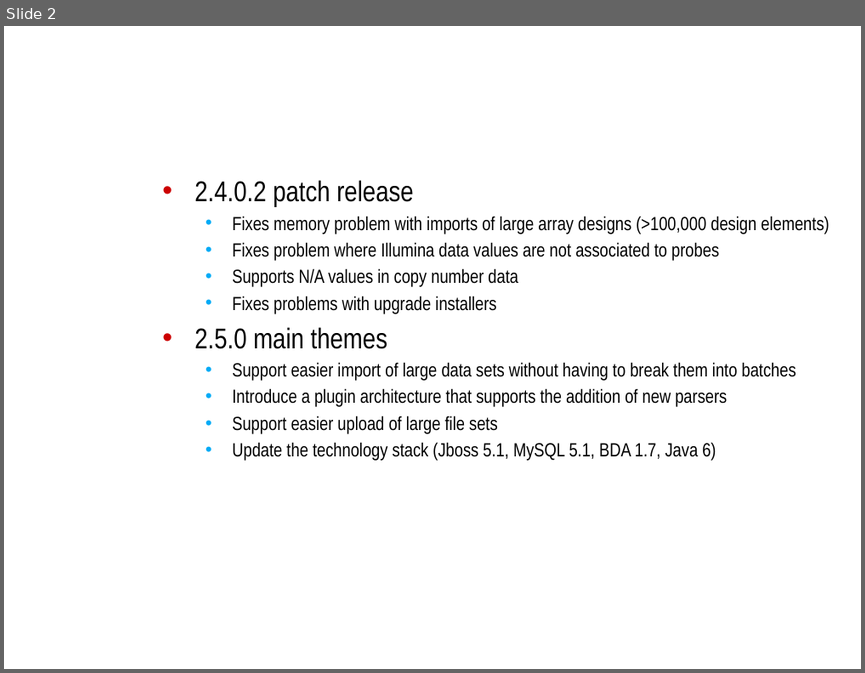
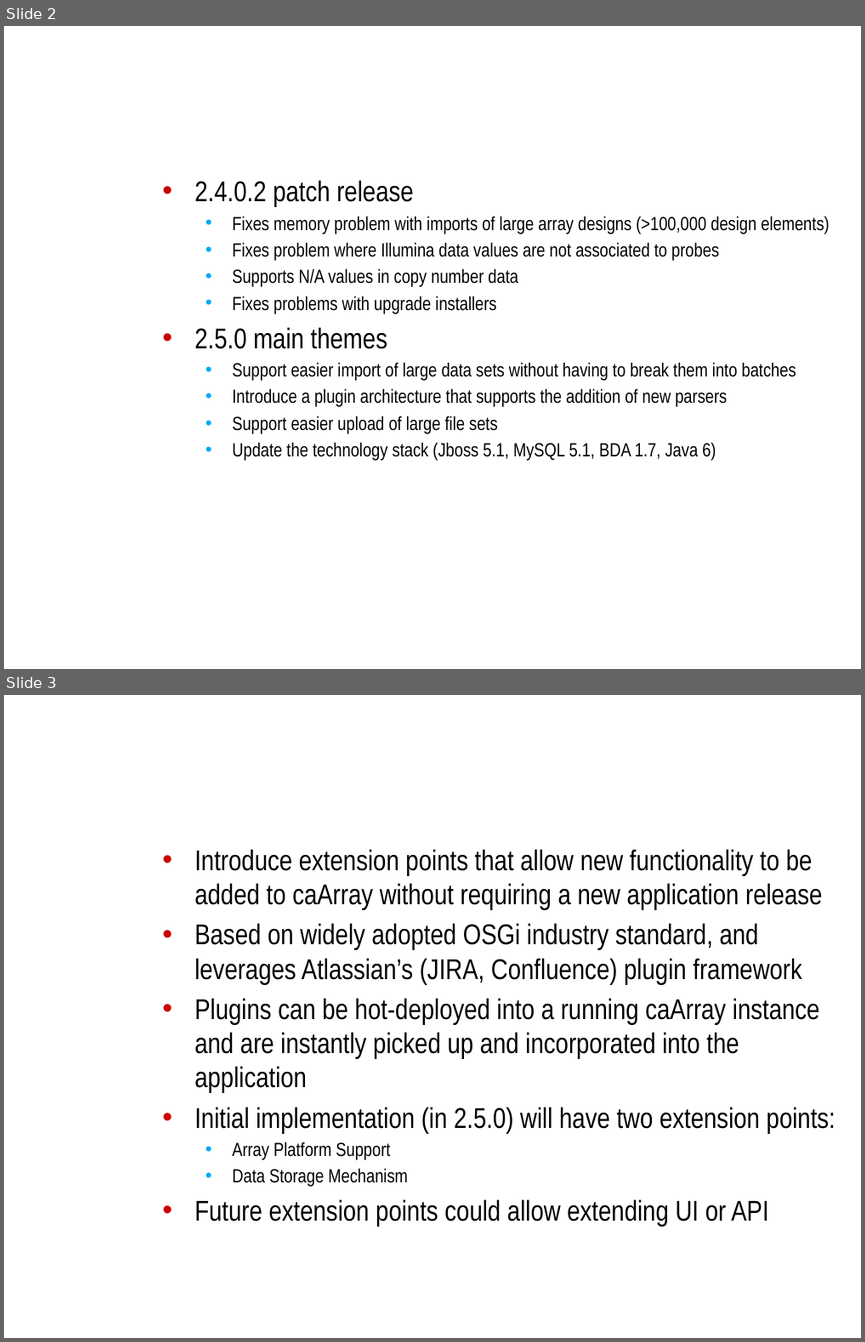
Before and after one commit to NCIP/caarray-docs, a slide deck: project_management/open_meetings/ICR_WS_Meeting_2011_02_09.pptx. Shown one above the other, each under a label of ours: slide 2 before the commit, slides 2 and 3 after it. The pictures are 865x673 and 865x1342 pixels, drawn with LibreOffice and Linux fonts; fonts in the diff are those of the drawing; background and template pictures are left out. Boxes give left, top, right and bottom in pixels: in the first picture for what was removed or moved away, otherwise in the second. Text is boxed around its words. In the diff, an @@ line names an element or a change of style, - is before the commit and + after.

Commit message:
added plugin and storage slides

```diff
--- a/project_management/open_meetings/ICR_WS_Meeting_2011_02_09.pptx
+++ b/project_management/open_meetings/ICR_WS_Meeting_2011_02_09.pptx
@@ slide 3 added at box(4, 695, 861, 1338), background picture (left out) @@
@@ text added at box(194, 849, 835, 1226), 24 pt, text #000000 @@
+• Introduce extension points that allow new functionality to be added to caArray without requiring a new application release
+• Based on widely adopted OSGi industry standard, and leverages Atlassian’s (JIRA, Confluence) plugin framework
+• Plugins can be hot-deployed into a running caArray instance and are instantly picked up and incorporated into the application
+• Initial implementation (in 2.5.0) will have two extension points:
+  • Array Platform Support
+  • Data Storage Mechanism
+• Future extension points could allow extending UI or API
@@ title added at box(624, 958, 687, 984), 32 pt, text #FFFFFF, bold @@
+Plugin Architecture
```
Also in this commit, not shown: 3 other slides added.
